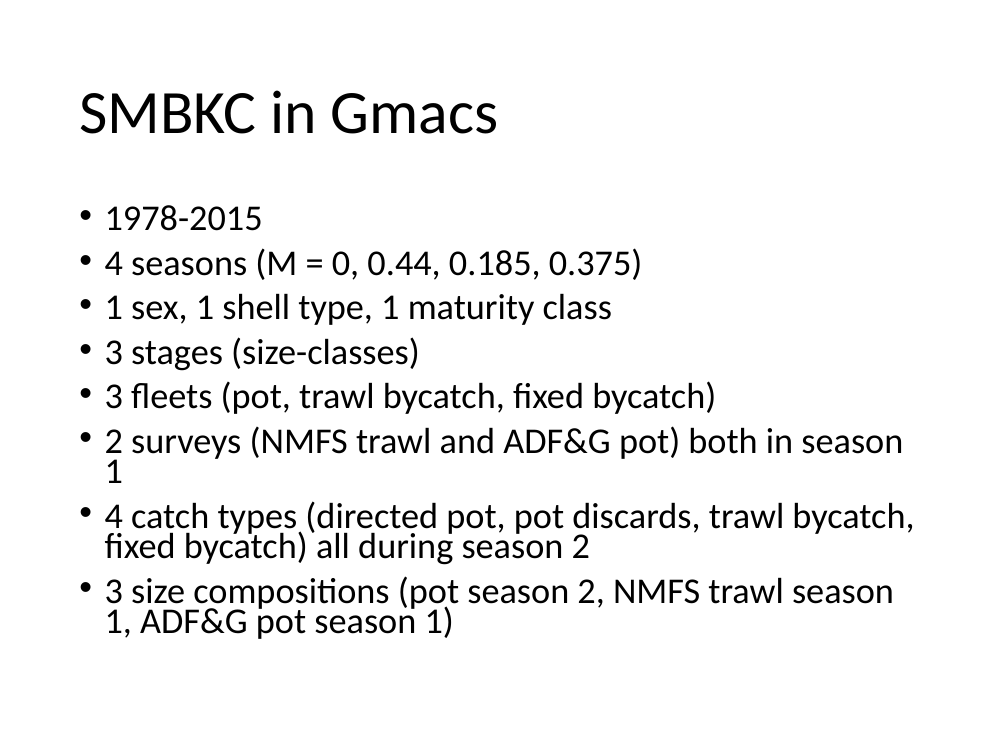
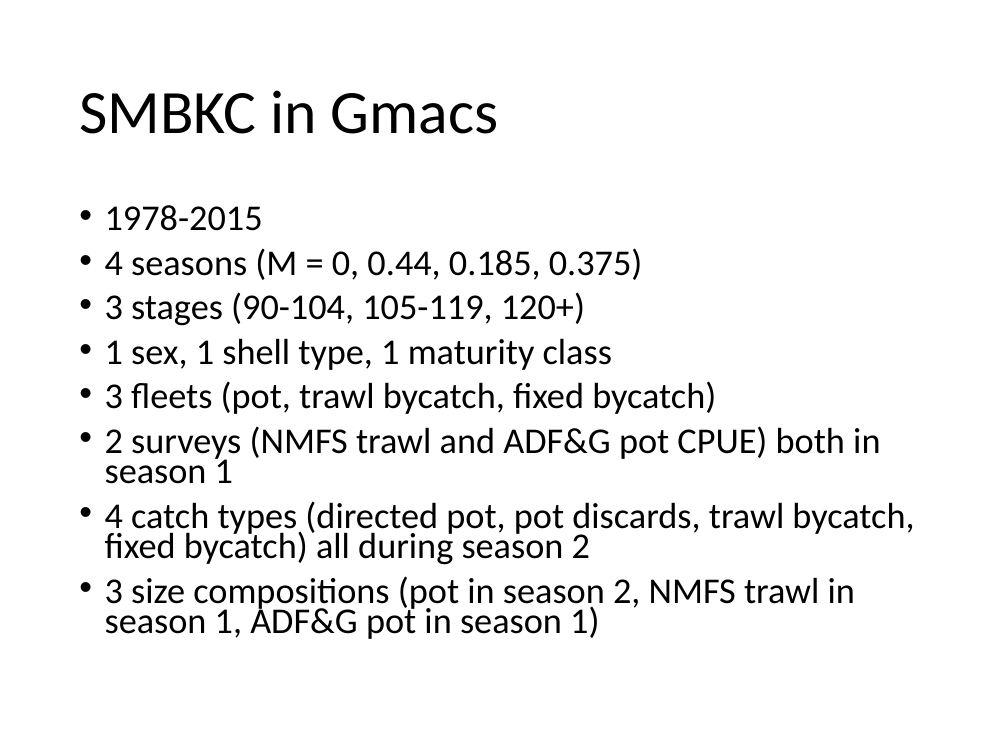
Before and after one commit to seacode/gmacs, a slide deck: slide 4 of docs/smbkc/smbkc.pptx (slide 3 before the commit). Drawn at 1008x756 pixels with LibreOffice and Linux fonts; fonts in the diff are those of the drawing. Boxes give left, top, right and bottom in pixels: in the first picture for what was removed or moved away, otherwise in the second. Text is boxed around its words. In the diff, an @@ line names an element or a change of style, - is before the commit and + after.

```diff
--- a/docs/smbkc/smbkc.pptx
+++ b/docs/smbkc/smbkc.pptx
@@ text at (x1=105, y1=292, x2=585, y2=326): paragraph added @@
+• 3 stages (90-104, 105-119, 120+)
@@ text at (x1=105, y1=337, x2=420, y2=371): paragraph removed @@
-• 3 stages (size-classes)
@@ text at (x1=105, y1=426, x2=880, y2=484): text changed @@
-• 2 surveys (NMFS trawl and ADF&G pot) both in season 1
+• 2 surveys (NMFS trawl and ADF&G pot CPUE) both in season 1
@@ text at (x1=105, y1=576, x2=855, y2=639): text changed @@
-• 3 size compositions (pot season 2, NMFS trawl season 1, ADF&G pot season 1)
+• 3 size compositions (pot in season 2, NMFS trawl in season 1, ADF&G pot in season 1)
```
Also in this commit, not shown: 3 other slides changed, 2 slides added, 11 other files.
